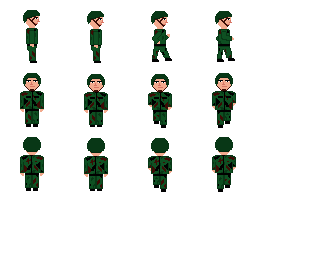
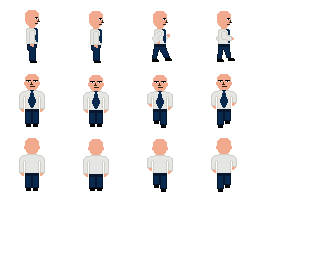
Layered file, before and after one edit (320x256). Changes by layer:
hid "HELMET" over (23, 10, 233, 153)
added group "COATS" with 1 layers above "TOPS" over (24, 28, 232, 173)
hid "CAMO TOP" over (20, 28, 236, 174)
added layer "WHITE SHIRT BLUE" in group "TOPS" over (19, 28, 237, 174)
renamed "FACE 4" to "FACE STOIC", painted on it over (26, 17, 232, 88)
hid "CAMO BOTTOMS", painted on it over (25, 44, 232, 189)
showed "POLICE PANTS" over (25, 44, 231, 189)
